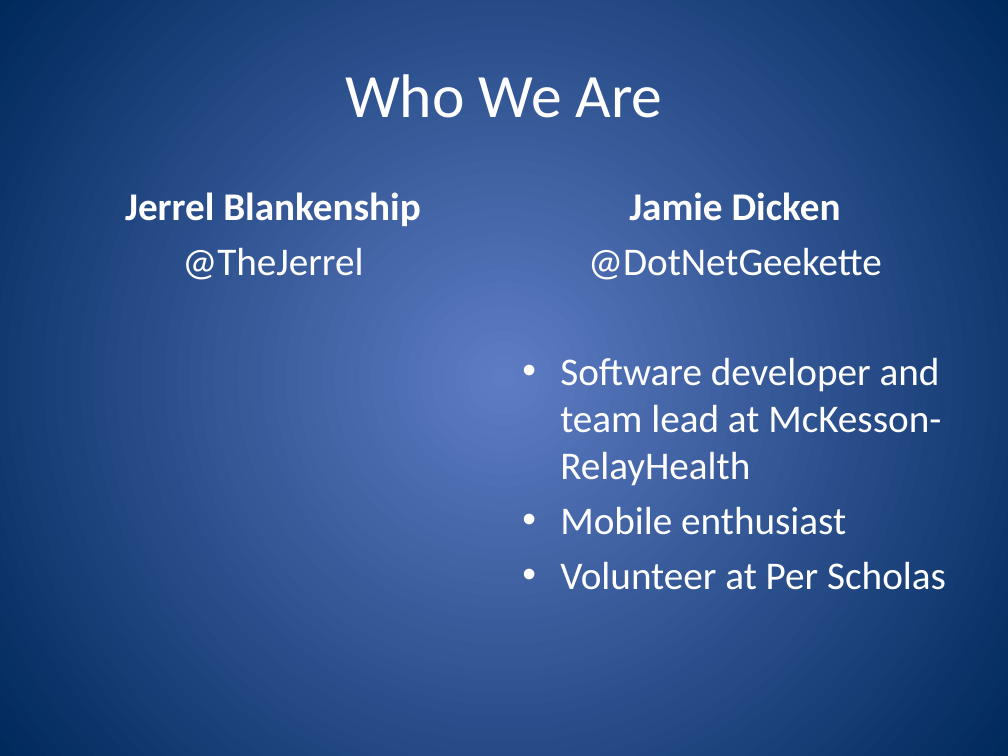
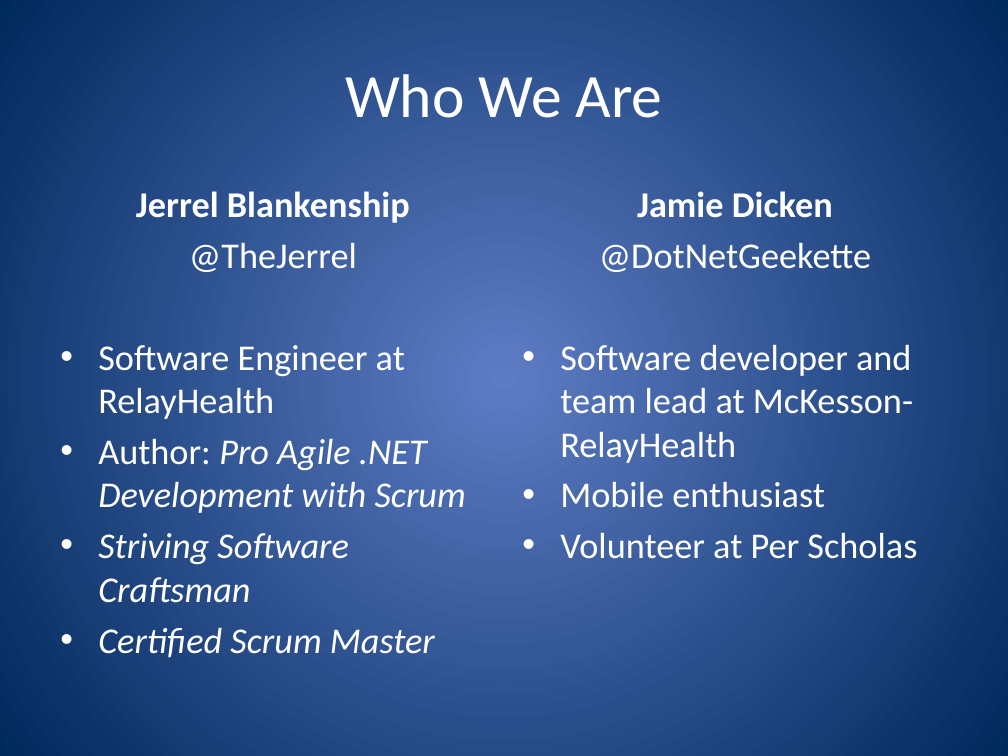
Before and after one commit to jerrelblankenship/Presentations, a slide deck: slide 2 of JointSpeakerTalks/PhoneGapXamarin/M3Conf2013/PhoneGap and Xamarin.pptx. Drawn at 1008x756 pixels with LibreOffice and Linux fonts; fonts in the diff are those of the drawing. Boxes give left, top, right and bottom in pixels: in the first picture for what was removed or moved away, otherwise in the second. Text is boxed around its words. In the diff, an @@ line names an element or a change of style, - is before the commit and + after.

```diff
--- a/JointSpeakerTalks/PhoneGapXamarin/M3Conf2013/PhoneGap and Xamarin.pptx
+++ b/JointSpeakerTalks/PhoneGapXamarin/M3Conf2013/PhoneGap and Xamarin.pptx
@@ text "Jamie Dicken" at box(560, 191, 917, 559): size 28 to 25.9 pt @@
@@ text at box(136, 191, 410, 272): size 28 to 25.9 pt in "Jerrel Blankenship", "@TheJerrel" @@
@@ text at box(98, 345, 466, 658): paragraphs added @@
+• Software Engineer at RelayHealth
+• Author: Pro Agile .NET Development with Scrum
+• Striving Software Craftsman
+• Certified Scrum Master
```
Also in this commit, not shown: 47 other files.
